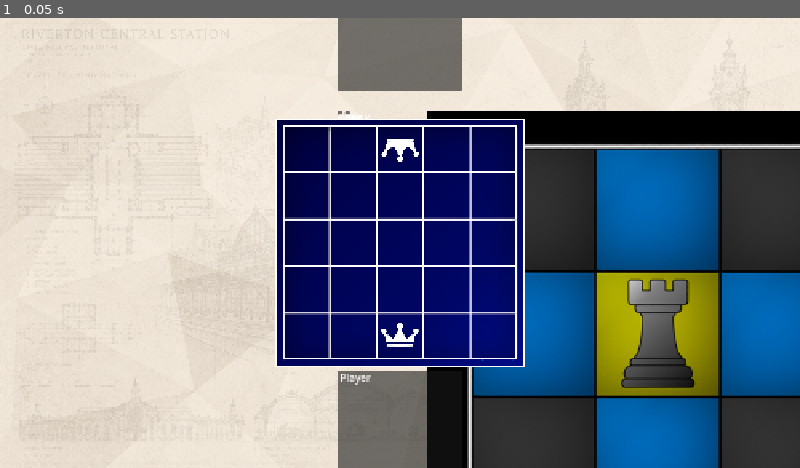
Above: before the commit, frame 1.
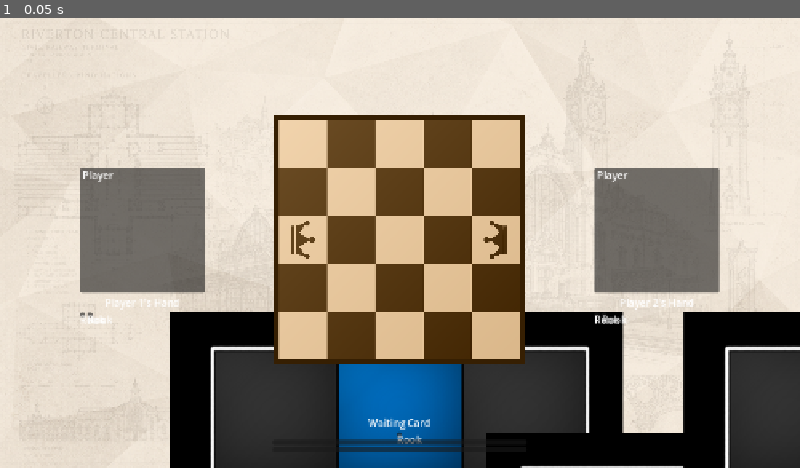
Above: after the commit, the same moment.

Repository: ryanh6/cardChess
Game: Godot game, scene res://scenes/screens/gameScreen.tscn
Same seed, same stepped clock (60 frames per second), same inputs: the game is played once before the commit and once after it. The project has no main scene, so this scene is started directly.
Inputs:
- Up to frame 1 (0.05 s): no input

The runs differ from the first frame. In frame 1, 61% of the frame differs, in the area x 10-100%, y 0-100%.
Error before the commit: Invalid access to property or key 'cellSelected' on a base object of type 'null instance'. (res://scripts/interface/gameScreen.gd:24)

Commit message:
Texture updates and UI adjustments
Imported new textures and changed the layout and UI of game

Diff:
--- a/scenes/screens/gameScreen.tscn
+++ b/scenes/screens/gameScreen.tscn
@@ -34,56 +34,104 @@
 theme_override_constants/margin_right = 25
 theme_override_constants/margin_bottom = 25
 
-[node name="MainRows" type="VBoxContainer" parent="MainMargin" unique_id=629983092]
+[node name="MainRows" type="HBoxContainer" parent="MainMargin" unique_id=48520874]
 layout_mode = 2
 
 [node name="Player1Column" type="VBoxContainer" parent="MainMargin/MainRows" unique_id=523935376]
+unique_name_in_owner = true
 layout_mode = 2
 size_flags_horizontal = 6
 alignment = 1
 
 [node name="Player1Panel" parent="MainMargin/MainRows/Player1Column" unique_id=1400750966 instance=ExtResource("3_ug6w8")]
+unique_name_in_owner = true
 custom_minimum_size = Vector2(200, 200)
 layout_mode = 2
 
-[node name="Player1Label" type="Label" parent="MainMargin/MainRows/Player1Column" unique_id=1259714728]
+[node name="Player1HandLabel" type="Label" parent="MainMargin/MainRows/Player1Column" unique_id=1259714728]
 layout_mode = 2
+text = "Player 1's Hand"
+horizontal_alignment = 1
 
 [node name="Player1Hand" type="HBoxContainer" parent="MainMargin/MainRows/Player1Column" unique_id=536068488]
 layout_mode = 2
 
 [node name="Player1Card1" parent="MainMargin/MainRows/Player1Column/Player1Hand" unique_id=965759258 instance=ExtResource("3_jys3q")]
+unique_name_in_owner = true
 layout_mode = 2
 
 [node name="Player1Card2" parent="MainMargin/MainRows/Player1Column/Player1Hand" unique_id=1839754896 instance=ExtResource("3_jys3q")]
+unique_name_in_owner = true
 layout_mode = 2
 
-[node name="BoardRow" type="CenterContainer" parent="MainMargin/MainRows" unique_id=1007131083]
+[node name="CenterColumn" type="VBoxContainer" parent="MainMargin/MainRows" unique_id=1607484312]
+layout_mode = 2
+size_flags_horizontal = 3
+
+[node name="GameStatus" type="VBoxContainer" parent="MainMargin/MainRows/CenterColumn" unique_id=148172950]
+layout_mode = 2
+
+[node name="TurnLabel" type="Label" parent="MainMargin/MainRows/CenterColumn/GameStatus" unique_id=825990565]
+unique_name_in_owner = true
+layout_mode = 2
+
+[node name="ScoreLabel" type="Label" parent="MainMargin/MainRows/CenterColumn/GameStatus" unique_id=2035720596]
+unique_name_in_owner = true
+layout_mode = 2
+
+[node name="BoardCenter" type="CenterContainer" parent="MainMargin/MainRows/CenterColumn" unique_id=1007131083]
 layout_mode = 2
 size_flags_horizontal = 6
 size_flags_vertical = 3
 
-[node name="GameBoard" parent="MainMargin/MainRows/BoardRow" unique_id=1255382976 instance=ExtResource("2_wdglq")]
+[node name="GameBoard" parent="MainMargin/MainRows/CenterColumn/BoardCenter" unique_id=1255382976 instance=ExtResource("2_wdglq")]
+unique_name_in_owner = true
 custom_minimum_size = Vector2(400, 400)
 layout_mode = 2
 
+[node name="WaitingCardLabel" type="Label" parent="MainMargin/MainRows/CenterColumn" unique_id=392858201]
+layout_mode = 2
+text = "Waiting Card"
+horizontal_alignment = 1
+
+[node name="WaitingCardCenter" type="CenterContainer" parent="MainMargin/MainRows/CenterColumn" unique_id=393443092]
+layout_mode = 2
+
+[node name="WaitingCard" parent="MainMargin/MainRows/CenterColumn/WaitingCardCenter" unique_id=2009131815 instance=ExtResource("3_jys3q")]
+unique_name_in_owner = true
+layout_mode = 2
+
+[node name="PauseButton" type="Button" parent="MainMargin/MainRows/CenterColumn" unique_id=1624561454]
+unique_name_in_owner = true
+layout_mode = 2
+
+[node name="NextRoundButton" type="Button" parent="MainMargin/MainRows/CenterColumn" unique_id=2081469918]
+unique_name_in_owner = true
+layout_mode = 2
+
 [node name="Player2Column" type="VBoxContainer" parent="MainMargin/MainRows" unique_id=1999323621]
+unique_name_in_owner = true
 layout_mode = 2
 size_flags_horizontal = 6
 alignment = 1
 
 [node name="Player2Panel" parent="MainMargin/MainRows/Player2Column" unique_id=506196259 instance=ExtResource("3_ug6w8")]
+unique_name_in_owner = true
 custom_minimum_size = Vector2(200, 200)
 layout_mode = 2
 
-[node name="Player2Label" type="Label" parent="MainMargin/MainRows/Player2Column" unique_id=1684535224]
+[node name="Player2HandLabel" type="Label" parent="MainMargin/MainRows/Player2Column" unique_id=1684535224]
 layout_mode = 2
+text = "Player 2's Hand"
+horizontal_alignment = 1
 
 [node name="Player2Hand" type="HBoxContainer" parent="MainMargin/MainRows/Player2Column" unique_id=670264337]
 layout_mode = 2
 
 [node name="Player2Card1" parent="MainMargin/MainRows/Player2Column/Player2Hand" unique_id=1017336691 instance=ExtResource("3_jys3q")]
+unique_name_in_owner = true
 layout_mode = 2
 
 [node name="Player2Card2" parent="MainMargin/MainRows/Player2Column/Player2Hand" unique_id=1132798011 instance=ExtResource("3_jys3q")]
+unique_name_in_owner = true
 layout_mode = 2
Binary file changed: assets/gameBoard.png
Not shown, added: assets/gameBoard.png~
Not shown, added: assets/newGameBoard.kra
Not shown, added: assets/newGameBoard.kra~
